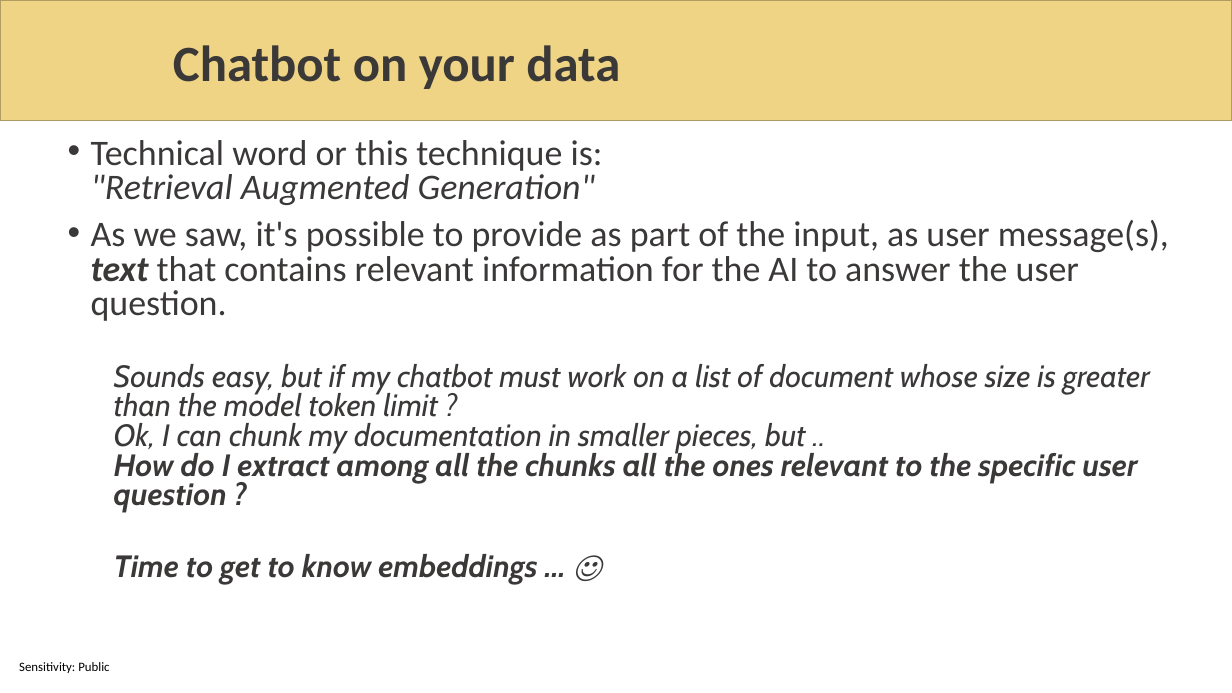
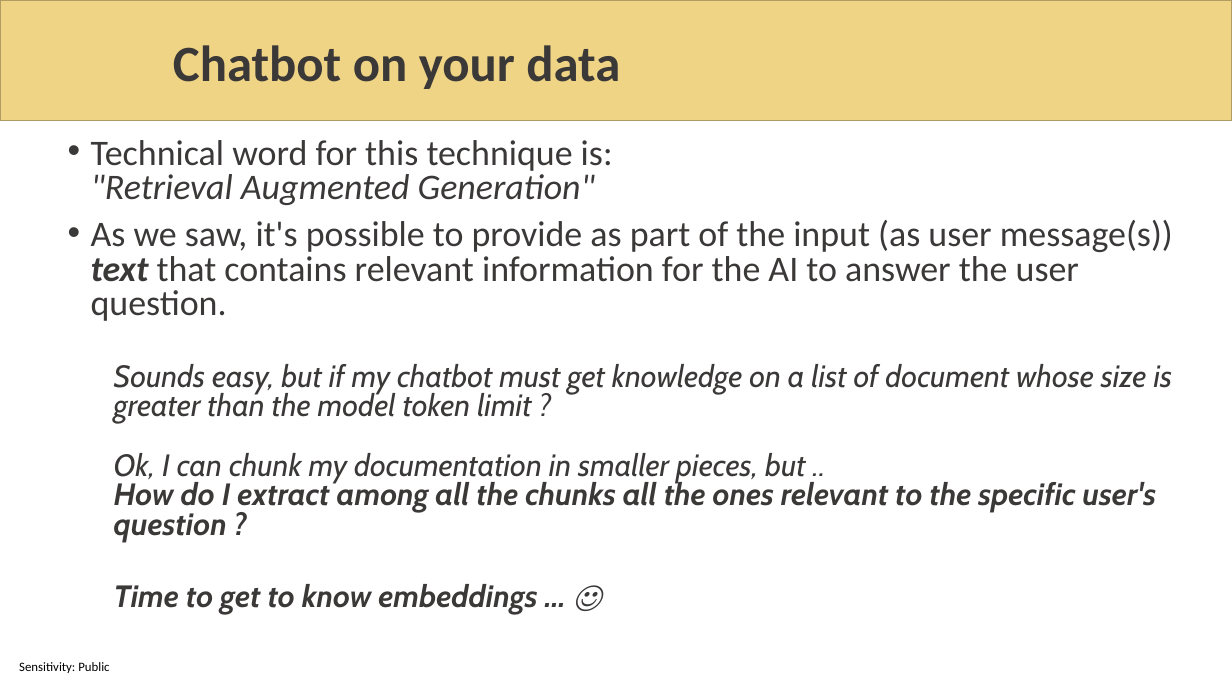
Before and after one commit to sabbadino/AzureDay2023Torino, a slide deck: slide 14 of sessions/room1_15_30/azure-day-ChatBot.pptx. Drawn at 1232x693 pixels with LibreOffice and Linux fonts; fonts in the diff are those of the drawing; background and template pictures are left out. Boxes give left, top, right and bottom in pixels: in the first picture for what was removed or moved away, otherwise in the second. Text is boxed around its words. In the diff, an @@ line names an element or a change of style, - is before the commit and + after.

```diff
--- a/sessions/room1_15_30/azure-day-ChatBot.pptx
+++ b/sessions/room1_15_30/azure-day-ChatBot.pptx
@@ text at <box>91,140,1173,542</box>: text changed @@
-• Technical word or this technique is:
-  "Retrieval Augmented Generation"
-• As we saw, it's possible to provide as part of the input, as user message(s), text that contains relevant information for the AI to answer the user question.
-  Sounds easy, but if my chatbot must work on a list of document whose size is greater than the model token limit ?
-  Ok, I can chunk my documentation in smaller pieces, but ..
-  How do I extract among all the chunks all the ones relevant to the specific user question ?
+• Technical word for this technique is:
+  "Retrieval Augmented Generation"
+• As we saw, it's possible to provide as part of the input (as user message(s)) text that contains relevant information for the AI to answer the user question.
+  Sounds easy, but if my chatbot must get knowledge on a list of document whose size is greater than the model token limit ?
+  Ok, I can chunk my documentation in smaller pieces, but ..
+  How do I extract among all the chunks all the ones relevant to the specific user's question ?
```
Also in this commit, not shown: 9 other slides changed, 1 slide added, 2 slides removed, 2 other files.
